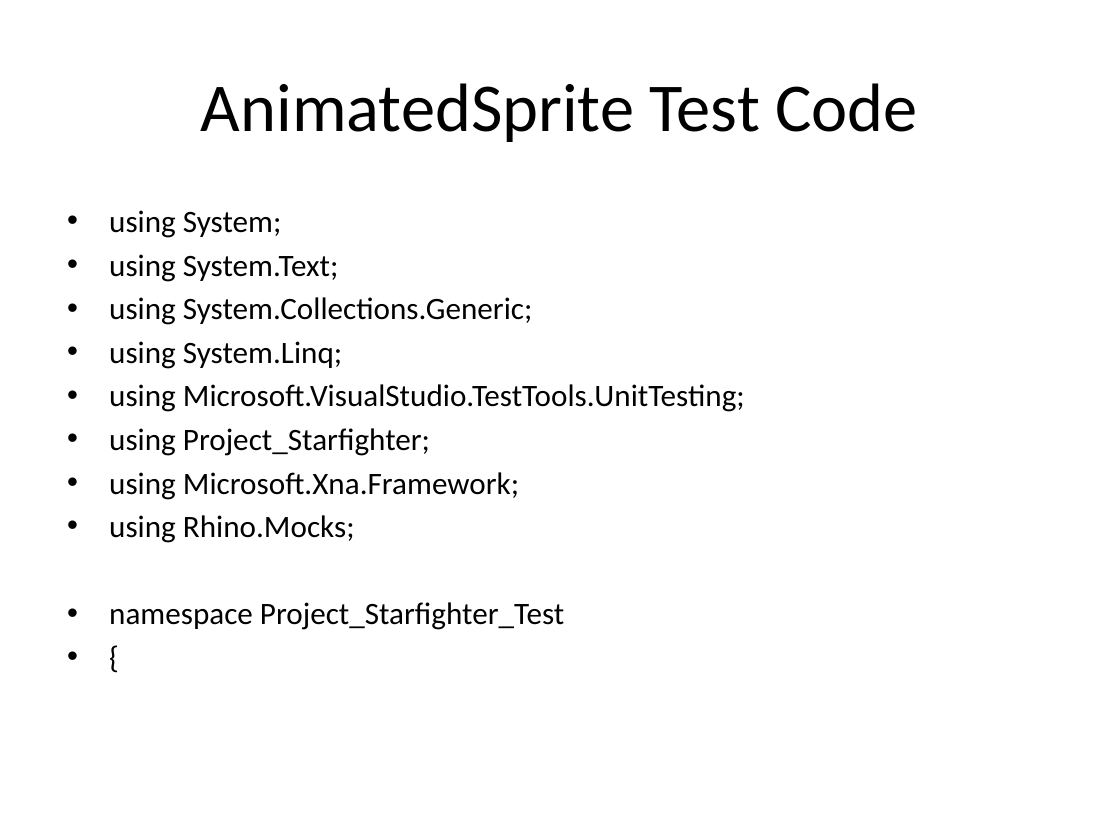
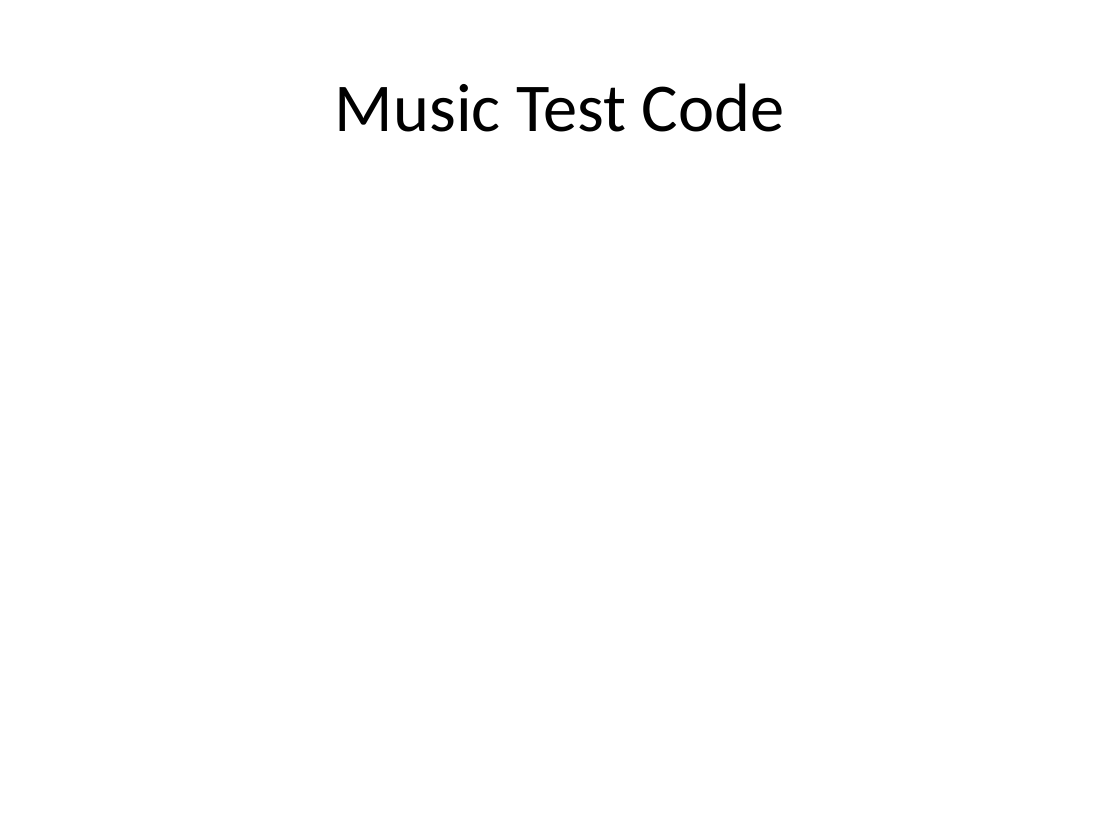
Before and after one commit to csce3513/Team15, a slide deck: slide 3 of Project Starfighter 1.0.pptx (slide 5 before the commit). Drawn at 1120x840 pixels with LibreOffice and Linux fonts; fonts in the diff are those of the drawing; background and template pictures are left out. Boxes give left, top, right and bottom in pixels: in the first picture for what was removed or moved away, otherwise in the second. Text is boxed around its words. In the diff, an @@ line names an element or a change of style, - is before the commit and + after.

```diff
--- a/Project Starfighter 1.0.pptx
+++ b/Project Starfighter 1.0.pptx
@@ title at bbox=[335, 83, 784, 132]: text changed @@
-AnimatedSprite Test Code
+Music Test Code
@@ text removed at bbox=[109, 210, 745, 630] @@
-• using System;
-• using System.Text;
-• using System.Collections.Generic;
-• using System.Linq;
-• using Microsoft.VisualStudio.TestTools.UnitTesting;
-• using Project_Starfighter;
-• using Microsoft.Xna.Framework;
-• using Rhino.Mocks;
-• namespace Project_Starfighter_Test
-• {
```
Also in this commit, not shown: 8 other slides changed, 1 slide added, 16 slides removed, 40 other files.
